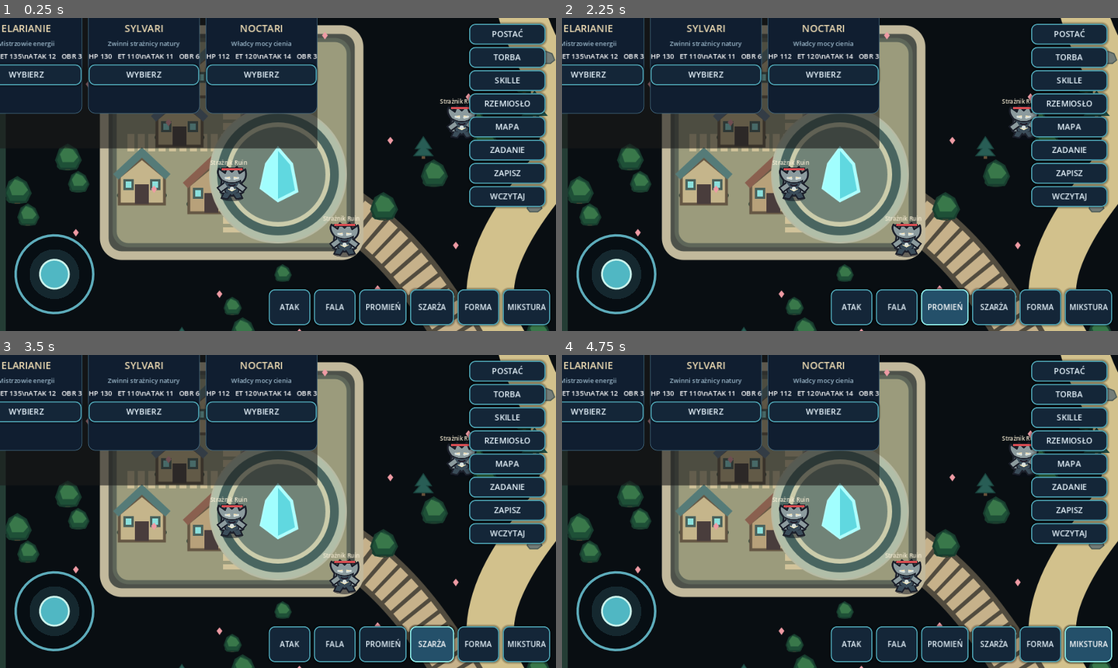
Above: before the commit, frames 1-4 (two rows, left to right).
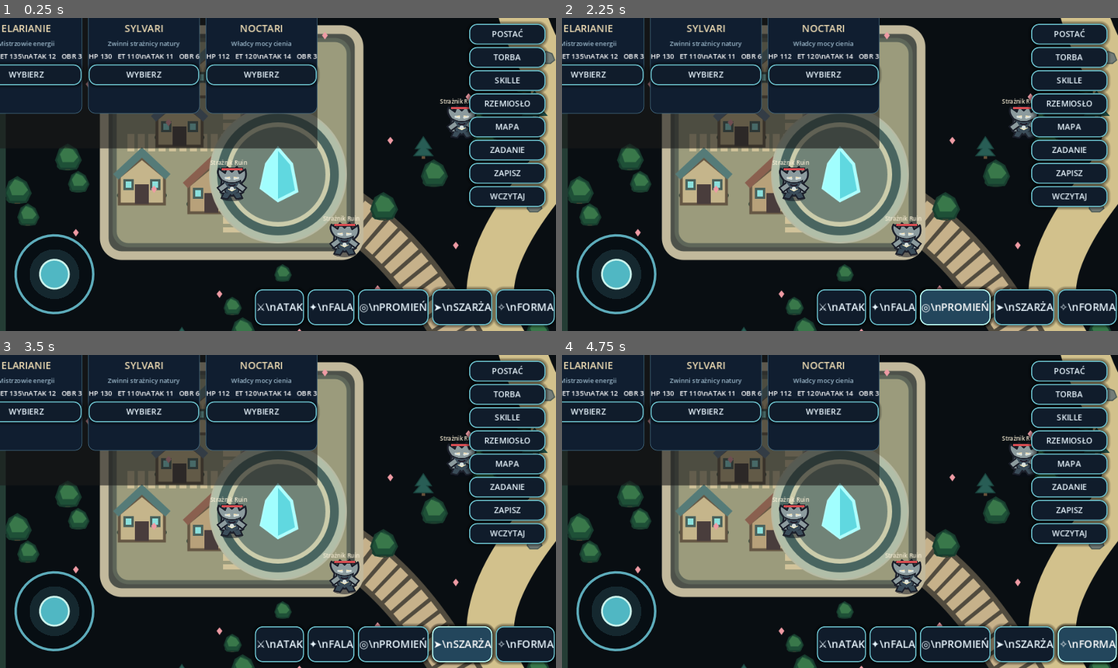
Above: after the commit, the same moments.

Repository: Kulpiak/Aetherion
Game: Godot game, scene res://scenes/main.tscn
The game is run twice, just before and just after one commit, with the same random seed, the same clock (stepped at 60 frames per second) and the same inputs.
Inputs (mouse positions are in pixels of both pictures, inside the frame that each line leads up to):
- Up to frame 1 (0.25 s): no input
- Up to frame 2 (2.25 s): click "ATAK" (after the commit: "⚔\nATAK") at 0.5 s; click "FALA" (after the commit: "✦\nFALA") at 1.25 s; click "PROMIEŃ" (after the commit: "◎\nPROMIEŃ") at 2 s
- Up to frame 3 (3.5 s): click "SZARŻA" (after the commit: "➤\nSZARŻA") at 2.75 s
- Up to frame 4 (4.75 s): click "FORMA" (after the commit: "✧\nFORMA") at 3.5 s; click (1090, 642) at 4.25 s, where only the run before the commit has a clickable "MIKSTURA"

The runs differ from the first frame. In frame 1, 3.9% of the frame differs, in the area x 0-100%, y 1-99%; in frame 2, 4.2%; in frame 3, 4.7%, in the area x 0-100%, y 1-100%; in frame 4, 4.0%.

Commit message:
Redesign mobile combat controls and functional inventory UI

Diff:
--- a/scripts/game.gd
+++ b/scripts/game.gd
@@ -173,12 +173,12 @@
  bottom.alignment = BoxContainer.ALIGNMENT_END
  bottom.add_theme_constant_override("separation",6)
  root.add_child(bottom)
- _button(bottom,"ATAK",_attack,72,58)
- _button(bottom,"FALA",_skill,72,58)
- _button(bottom,"PROMIEŃ",_skill_bolt,82,58)
- _button(bottom,"SZARŻA",_skill_dash,76,58)
- _button(bottom,"FORMA",_transform,72,58)
- _button(bottom,"MIKSTURA",_potion,82,58)
+ _button(bottom,"⚔\\nATAK",_attack,70,62)
+ _button(bottom,"✦\\nFALA",_skill,70,62)
+ _button(bottom,"◎\\nPROMIEŃ",_skill_bolt,78,62)
+ _button(bottom,"➤\\nSZARŻA",_skill_dash,74,62)
+ _button(bottom,"✧\\nFORMA",_transform,70,62)
+ _button(bottom,"+\\nHP",_potion,66,62)
  panel = PanelContainer.new()
  panel.set_anchors_preset(Control.PRESET_CENTER)
  panel.position = Vector2(-205,-145)
@@ -190,23 +190,25 @@
  var button := Button.new()
  button.text = label_text
  button.custom_minimum_size = Vector2(w,h)
- button.add_theme_font_size_override("font_size",13 if h >= 50 else 14)
+ button.add_theme_font_size_override("font_size",18 if h >= 55 else 14)
  button.add_theme_color_override("font_color",Color("#eaf7ff"))
  button.add_theme_color_override("font_hover_color",Color("#ffffff"))
  button.add_theme_color_override("font_pressed_color",Color("#b9f6ef"))
+ button.add_theme_color_override("font_disabled_color",Color("#718391"))
+ button.tooltip_text = label_text.replace("\\n"," — ")
  var normal := StyleBoxFlat.new()
- normal.bg_color = Color("#142638")
- normal.border_color = Color("#4b9eae")
+ normal.bg_color = Color("#101c2b")
+ normal.border_color = Color("#67b9c5")
  normal.set_border_width_all(2)
- normal.set_corner_radius_all(10)
- normal.shadow_color = Color(0,0,0,0.35)
- normal.shadow_size = 4
+ normal.set_corner_radius_all(13)
+ normal.shadow_color = Color(0,0,0,0.48)
+ normal.shadow_size = 6
  var hover := normal.duplicate()
- hover.bg_color = Color("#24506a")
- hover.border_color = Color("#8be8e6")
+ hover.bg_color = Color("#23465c")
+ hover.border_color = Color("#b5f5ef")
  var pressed := normal.duplicate()
- pressed.bg_color = Color("#0d1728")
- pressed.border_color = Color("#f0c879")
+ pressed.bg_color = Color("#08111d")
+ pressed.border_color = Color("#f4cf7b")
  button.add_theme_stylebox_override("normal",normal)
  button.add_theme_stylebox_override("hover",hover)
  button.add_theme_stylebox_override("pressed",pressed)
@@ -604,38 +606,103 @@
 
 func _show_panel(panel_name: String) -> void:
  if not started: return
- panel.custom_minimum_size = Vector2(410, 290)
- panel.position = Vector2(-205, -145)
+ panel.custom_minimum_size = Vector2(520, 380) if panel_name == "Ekwipunek" else Vector2(440, 320)
+ panel.position = Vector2(-260, -190) if panel_name == "Ekwipunek" else Vector2(-220, -160)
  _clear_panel()
  panel.show()
  var box := VBoxContainer.new()
+ box.add_theme_constant_override("separation", 9)
  panel.add_child(box)
+ var header := HBoxContainer.new()
+ box.add_child(header)
  var title := Label.new()
- title.text = panel_name
- title.add_theme_font_size_override("font_size",22)
- box.add_child(title)
+ title.text = panel_name.to_upper()
+ title.size_flags_horizontal = Control.SIZE_EXPAND_FILL
+ title.add_theme_font_size_override("font_size", 22)
+ title.add_theme_color_override("font_color", Color("#f1d99f"))
+ header.add_child(title)
+ _button(header, "X", func(): panel.hide(), 38, 34)
+ if panel_name == "Ekwipunek":
+  var summary := Label.new()
+  summary.text = "PLECAK  •  ZŁOTO %d  •  PRZEDMIOTY %d" % [gold, inventory.size()+owned_gear.size()]
+  summary.add_theme_color_override("font_color", Color("#a8d5df"))
+  box.add_child(summary)
+  var grid := GridContainer.new()
+  grid.columns = 3
+  grid.size_flags_vertical = Control.SIZE_EXPAND_FILL
+  grid.add_theme_constant_override("h_separation", 8)
+  grid.add_theme_constant_override("v_separation", 8)
+  box.add_child(grid)
+  for item_name in inventory.keys():
+   var count := int(inventory[item_name])
+   var icon := "✚" if item_name == "Mikstura HP" else ("◆" if item_name == "Odłamek Eterium" else "◈")
+   var item_button := Button.new()
+   item_button.text = "%s\\n%s\\n× %d" % [icon, str(item_name), count]
+   item_button.custom_minimum_size = Vector2(150, 78)
+   item_button.add_theme_font_size_override("font_size", 13)
+   item_button.tooltip_text = "Otwórz szczegóły: " + str(item_name)
+   var item_style := StyleBoxFlat.new()
+   item_style.bg_color = Color("#17283a")
+   item_style.border_color = Color("#4c8292")
+   item_style.set_border_width_all(2)
+   item_style.set_corner_radius_all(10)
+   item_button.add_theme_stylebox_override("normal", item_style)
+   item_button.pressed.connect(func(): _show_item_detail(str(item_name)))
+   grid.add_child(item_button)
+  for gear_name in owned_gear:
+   var gear_button := Button.new()
+   var slot_name := str(GEAR_STATS[gear_name]["slot"])
+   gear_button.text = "⚔\\n%s\\n%s" % [gear_name, "ZAŁOŻONE" if equipment.get(slot_name,"") == gear_name else "W PLECAKU"]
+   gear_button.custom_minimum_size = Vector2(150, 78)
+   gear_button.add_theme_font_size_override("font_size", 12)
+   gear_button.pressed.connect(func(): _show_item_detail(gear_name))
+   grid.add_child(gear_button)
+  var hint := Label.new()
+  hint.text = "Dotknij przedmiotu, aby zobaczyć opis i dostępne akcje."
+  hint.add_theme_font_size_override("font_size", 12)
+  hint.add_theme_color_override("font_color", Color("#9bb7c9"))
+  box.add_child(hint)
+  return
  var body := Label.new()
  body.autowrap_mode = TextServer.AUTOWRAP_WORD_SMART
  if panel_name == "Postać":
-  body.text = "Rasa: %s\\nPoziom: %d\\nHP: %d/%d\\nEterium: %d/%d\\nAtak: %d Obrona: %d\\nZłoto: %d" % [race,level,int(hp),int(max_hp),int(ether),int(max_ether),atk,defense,gold]
- elif panel_name == "Ekwipunek":
-  body.text = "Mikstury HP: %d\\nSkóra bestii: %d\\nOdłamki Eterium: %d\\nBroń: %s\\nPancerz: %s" % [inventory["Mikstura HP"],inventory["Skóra bestii"],inventory["Odłamek Eterium"],equipment["Broń"],equipment["Pancerz"]]
+  body.text = "Rasa: %s\\nPoziom: %d  •  XP: %d\\nHP: %d/%d\\nEterium: %d/%d\\nAtak: %d  •  Obrona: %d\\nZłoto: %d\\nPokonani przeciwnicy: %d" % [race,level,xp,int(hp),int(max_hp),int(ether),int(max_ether),atk,defense,gold,kills]
  elif panel_name == "Rzemiosło":
   body.text = "Wytwarzaj wyposażenie z materiałów z potworów.\\nOstrze Eterium: 4 skóry + 3 odłamki (Atak +7).\\nPancerz Łowcy: 5 skór + 2 odłamki (Obrona +4, HP +30).\\nMikstura HP: 2 skóry + 1 odłamek."
  elif panel_name == "Mapa":
   body.text = "KAMIENNY KRĄG — bezpieczna strefa i Kronikarz.\\nZIELONE OSTĘPY — polowania na stworzenia.\\nWSCHODNIE RUINY — rozdział I i Strażnik Rdzenia.\\nTwoja pozycja: %d, %d" % [int(player_pos.x),int(player_pos.y)]
  else:
-  body.text = "Technika Eterium: koszt 20, fala obszarowa, cooldown 4 s.\\nPromień Eterium: koszt 28, zasięg 285, potrójne obrażenia, cooldown 6 s.\\nPrzebudzenie Rdzenia: 16 s.\\nGałęzie rozwoju: Żar / Pryzmat / Instynkt."
+  body.text = "Technika Eterium: koszt 20, fala obszarowa, cooldown 4 s.\\nPromień Eterium: koszt 28, zasięg 285, potrójne obrażenia, cooldown 6 s.\\nSzarża: koszt 16, zasięg 310, cooldown 5 s.\\nPrzebudzenie Rdzenia: 16 s."
  box.add_child(body)
  if panel_name == "Rzemiosło":
   _button(box,"WYT WÓRZ OSTRZE ETERIUM",func(): _craft_item("Ostrze Eterium"),370,34)
-  _button(box,"WYT WÓRZ PANCERZ ŁOWCY",func(): _craft_item("Pancerz Łowcy"),370,34)
+  _button(box,"WYT WÓRZ PANCERZ ŁOWCY",func(): _craft_item("Pancerz ŁOWCY"),370,34)
   _button(box,"WYT WÓRZ MIKSTURĘ",func(): _craft_item("Mikstura HP"),370,34)
- if panel_name == "Ekwipunek":
-  for item_name in owned_gear:
-   if item_name != equipment.get(str(GEAR_STATS[item_name]["slot"]),""):
-    _button(box,"ZAŁÓŻ: "+item_name,func(): _equip_gear(item_name),370,32)
  _button(box,"ZAMKNIJ",func(): panel.hide(),370,38)
+
+func _show_item_detail(item_name: String) -> void:
+ _clear_panel()
+ var box := VBoxContainer.new()
+ box.add_theme_constant_override("separation", 12)
+ panel.add_child(box)
+ var title := Label.new()
+ title.text = item_name.to_upper()
+ title.add_theme_font_size_override("font_size", 20)
+ title.add_theme_color_override("font_color", Color("#f1d99f"))
+ box.add_child(title)
+ var description := Label.new()
+ description.autowrap_mode = TextServer.AUTOWRAP_WORD_SMART
+ if GEAR_STATS.has(item_name):
+  var stats: Dictionary = GEAR_STATS[item_name]
+  description.text = "Slot: %s\\nAtak: +%d\\nObrona: +%d\\nMaksymalne HP: +%d\\n%s" % [stats["slot"],stats["atk"],stats["def"],stats["hp"],"Aktualnie założone" if equipment.get(str(stats["slot"]),"") == item_name else "Gotowe do założenia"]
+ else:
+  description.text = "Ilość w plecaku: %d\\n%s" % [int(inventory.get(item_name,0)), "Przywraca 60 HP." if item_name == "Mikstura HP" else "Materiał wykorzystywany w rzemiośle."]
+ box.add_child(description)
+ if GEAR_STATS.has(item_name) and equipment.get(str(GEAR_STATS[item_name]["slot"]),"") != item_name:
+  _button(box,"ZAŁÓŻ PRZEDMIOT",func(): _equip_gear(item_name); _show_panel("Ekwipunek"),320,42)
+ elif item_name == "Mikstura HP" and int(inventory.get(item_name,0)) > 0:
+  _button(box,"UŻYJ MIKSTURĘ",func(): _potion(); _show_panel("Ekwipunek"),320,42)
+ _button(box,"WRÓĆ DO PLECAKA",func(): _show_panel("Ekwipunek"),320,38)
 
 func _craft_item(item_name: String) -> void:
  if item_name != "Mikstura HP" and owned_gear.has(item_name):
